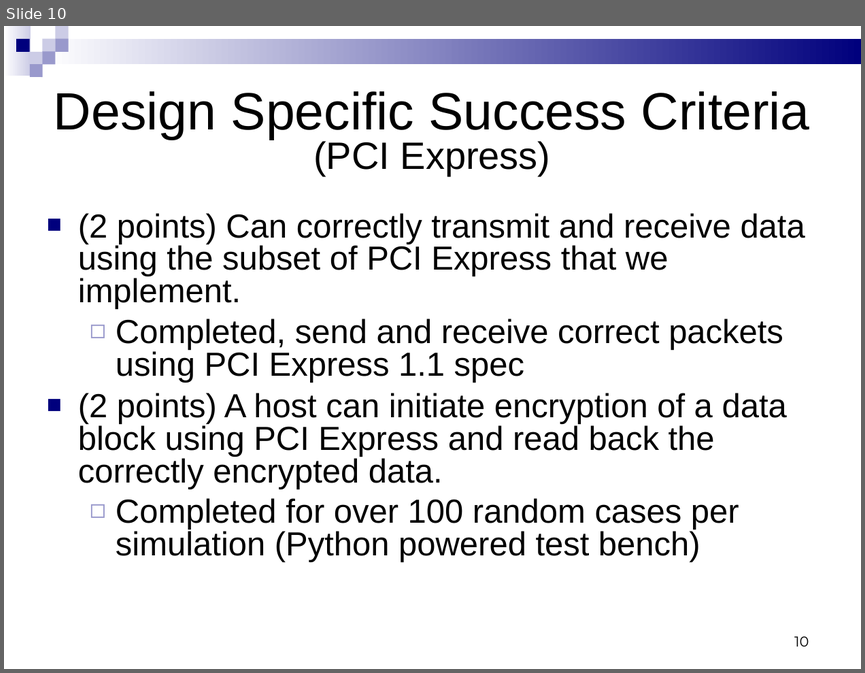
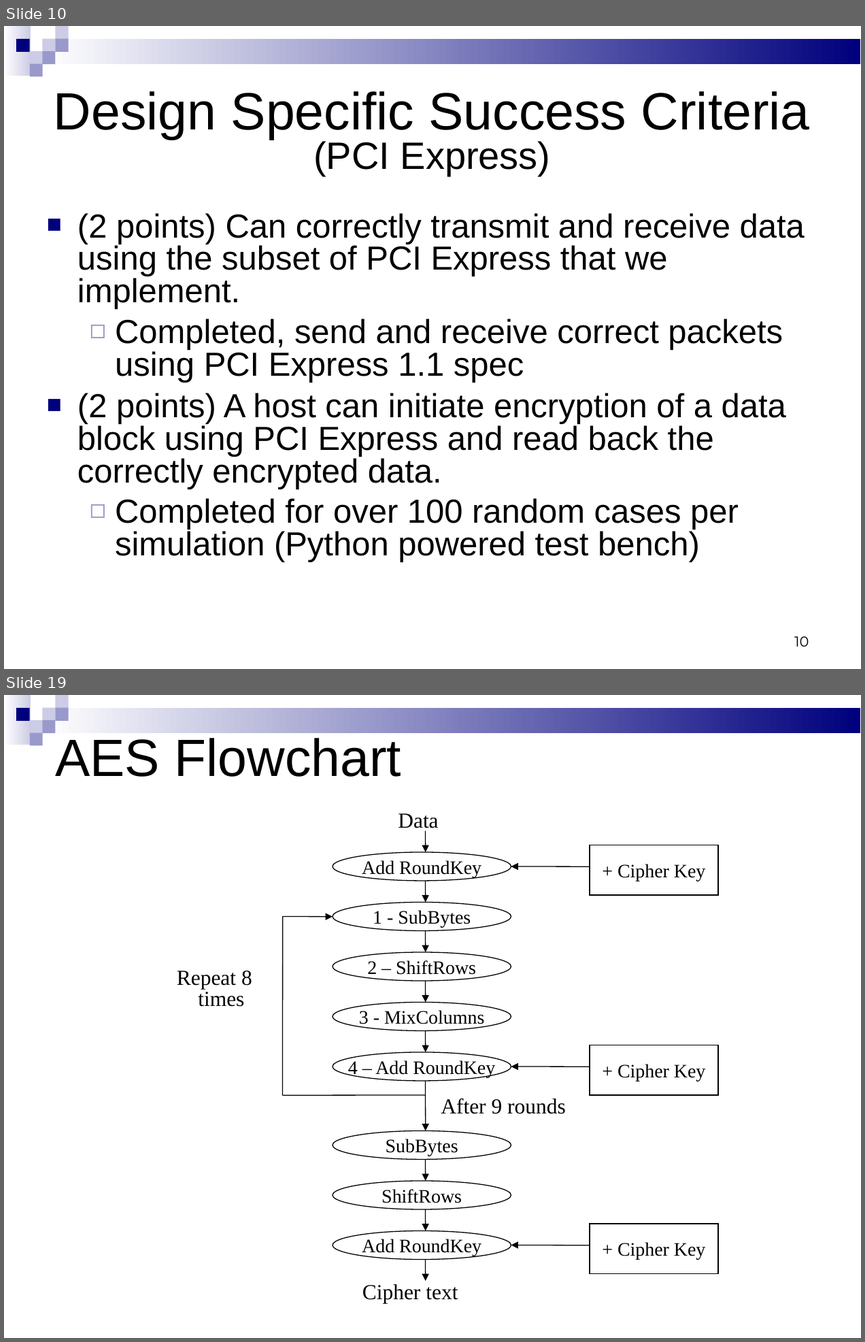
Before and after one commit to jevinskie/aes-over-pcie, a slide deck: docs/aespciefinalpresentation.ppt. Shown one above the other, each under a label of ours: slide 10 before the commit, slides 10 and 19 after it; the slides between them are not shown. The pictures are 865x673 and 865x1342 pixels, drawn with LibreOffice and Linux fonts; fonts in the diff are those of the drawing. Boxes give left, top, right and bottom in pixels: in the first picture for what was removed or moved away, otherwise in the second. Text is boxed around its words. In the diff, an @@ line names an element or a change of style, - is before the commit and + after.

```diff
--- a/docs/aespciefinalpresentation.ppt
+++ b/docs/aespciefinalpresentation.ppt
@@ slide 19 added at (4,695,861,1338), background #FFFFFF; not listed: 9 template elements that a slide beside it also shows @@
@@ title added at (55,738,402,777), 44 pt, text #000000 @@
+AES Flowchart
@@ text added at (398,813,438,832), 18 pt, text #000000 @@
+Data
@@ arrow added from (426, 830) to (426, 852), #000000 0.74 pt @@
@@ ellipse added at (332,852,511,880), fill #FFFFFF, outline #000000 0.74 pt, 16 pt, text #000000 @@
+Add RoundKey
@@ rectangle added at (589,845,718,895), fill #FFFFFF, outline #000000 0.74 pt, 16 pt, text #000000 @@
++ Cipher Key
@@ arrow added from (589, 866) to (511, 866), #000000 0.74 pt @@
@@ arrow added from (426, 881) to (426, 902), #000000 0.74 pt @@
@@ line added from (283, 1095) to (283, 916), #000000 0.74 pt @@
@@ arrow added from (283, 916) to (332, 917), #000000 0.74 pt @@
@@ ellipse added at (332,902,511,930), fill #FFFFFF, outline #000000 0.74 pt, 16 pt, text #000000 @@
+1 - SubBytes
@@ arrow added from (426, 930) to (426, 952), #000000 0.74 pt @@
@@ ellipse added at (332,952,511,981), fill #FFFFFF, outline #000000 0.74 pt, 16 pt, text #000000 @@
+2 – ShiftRows
@@ text added at (177,970,252,989), 18 pt, text #000000 @@
+Repeat 8
@@ text added at (198,991,244,1006), 18 pt, text #000000 @@
+times
@@ arrow added from (426, 981) to (426, 1002), #000000 0.74 pt @@
@@ ellipse added at (332,1002,511,1030), fill #FFFFFF, outline #000000 0.74 pt, 16 pt, text #000000 @@
+3 - MixColumns
@@ arrow added from (426, 1031) to (426, 1052), #000000 0.74 pt @@
@@ ellipse added at (332,1052,511,1081), fill #FFFFFF, outline #000000 0.74 pt, 16 pt, text #000000 @@
+4 – Add RoundKey
@@ rectangle added at (589,1045,718,1094), fill #FFFFFF, outline #000000 0.74 pt, 16 pt, text #000000 @@
++ Cipher Key
@@ arrow added from (426, 1081) to (426, 1130), #000000 0.74 pt @@
@@ arrow added from (589, 1067) to (511, 1066), #000000 0.74 pt @@
@@ line added from (426, 1095) to (283, 1095), #000000 0.74 pt @@
@@ text added at (441,1098,566,1114), 18 pt, text #000000 @@
+After 9 rounds
@@ ellipse added at (332,1130,511,1159), fill #FFFFFF, outline #000000 0.74 pt, 16 pt, text #000000 @@
+SubBytes
@@ arrow added from (426, 1159) to (426, 1181), #000000 0.74 pt @@
@@ ellipse added at (332,1181,511,1209), fill #FFFFFF, outline #000000 0.74 pt, 16 pt, text #000000 @@
+ShiftRows
@@ arrow added from (426, 1209) to (426, 1231), #000000 0.74 pt @@
@@ rectangle added at (589,1223,718,1273), fill #FFFFFF, outline #000000 0.74 pt, 16 pt, text #000000 @@
++ Cipher Key
@@ ellipse added at (332,1231,511,1259), fill #FFFFFF, outline #000000 0.74 pt, 16 pt, text #000000 @@
+Add RoundKey
@@ arrow added from (589, 1245) to (511, 1245), #000000 0.74 pt @@
@@ arrow added from (426, 1259) to (426, 1280), #000000 0.74 pt @@
@@ text added at (362,1284,458,1303), 18 pt, text #000000 @@
+Cipher text
```
Also in this commit, not shown: 11 other slides changed, 21 other slides added, 1 slide removed, 3 other files.
